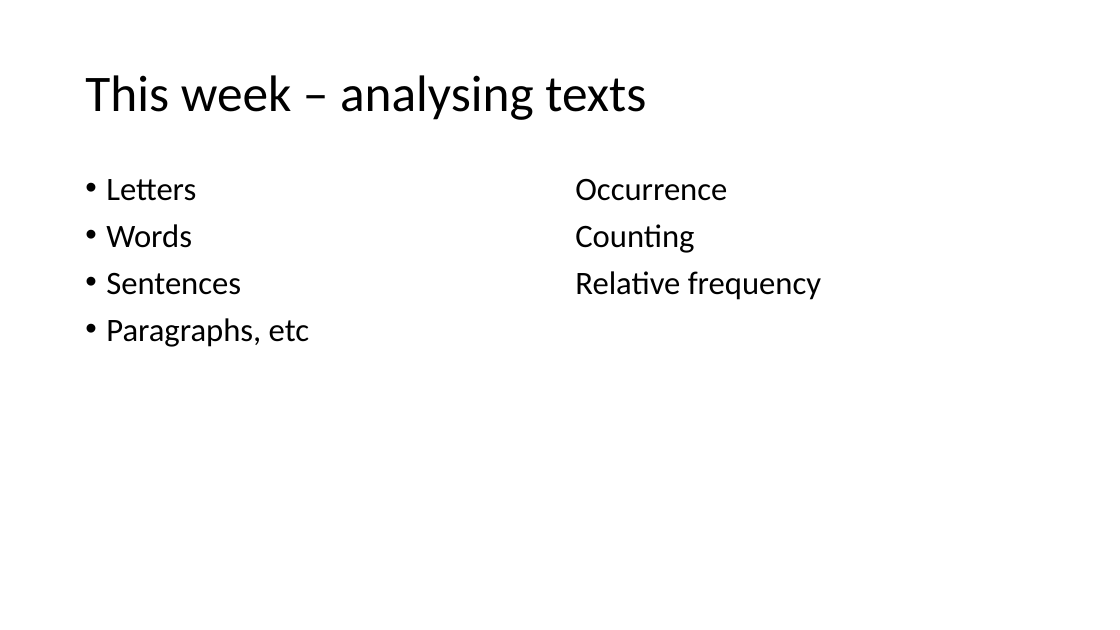
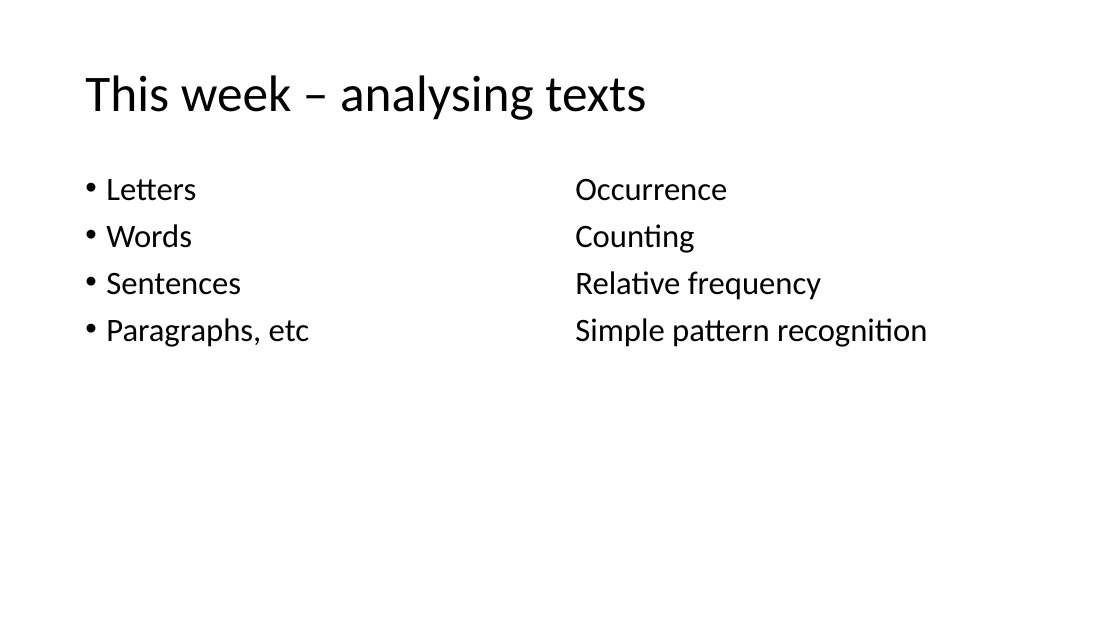
Before and after one commit to greenspangle/LIN6209, a slide deck: slide 4 of w6_analysis_of_text_pt1/w6_analysis_of_text.pptx. Drawn at 1120x630 pixels with LibreOffice and Linux fonts; fonts in the diff are those of the drawing. Boxes give left, top, right and bottom in pixels: in the first picture for what was removed or moved away, otherwise in the second. Text is boxed around its words. In the diff, an @@ line names an element or a change of style, - is before the commit and + after.

```diff
--- a/w6_analysis_of_text_pt1/w6_analysis_of_text.pptx
+++ b/w6_analysis_of_text_pt1/w6_analysis_of_text.pptx
@@ text at [575, 318, 927, 347]: paragraph added @@
+Simple pattern recognition
```
Also in this commit, not shown: 1 other slide changed, 7 other files.
